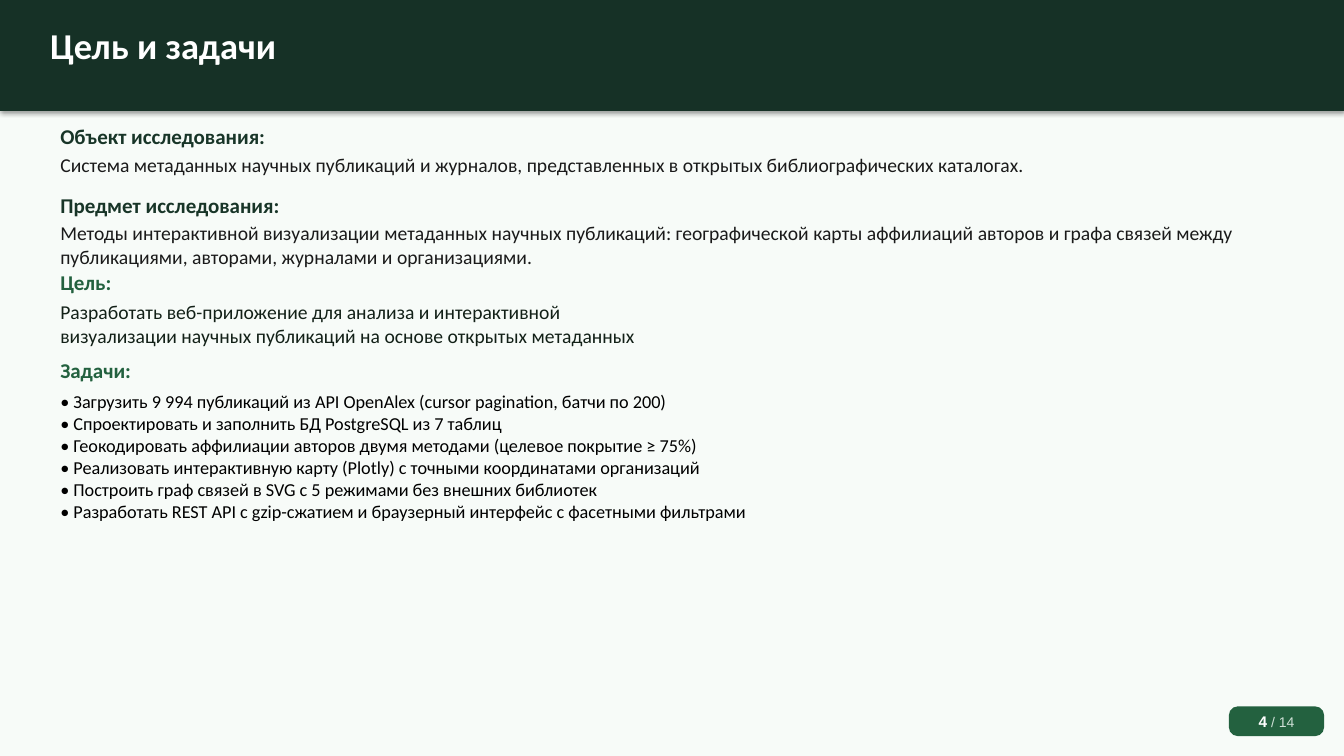
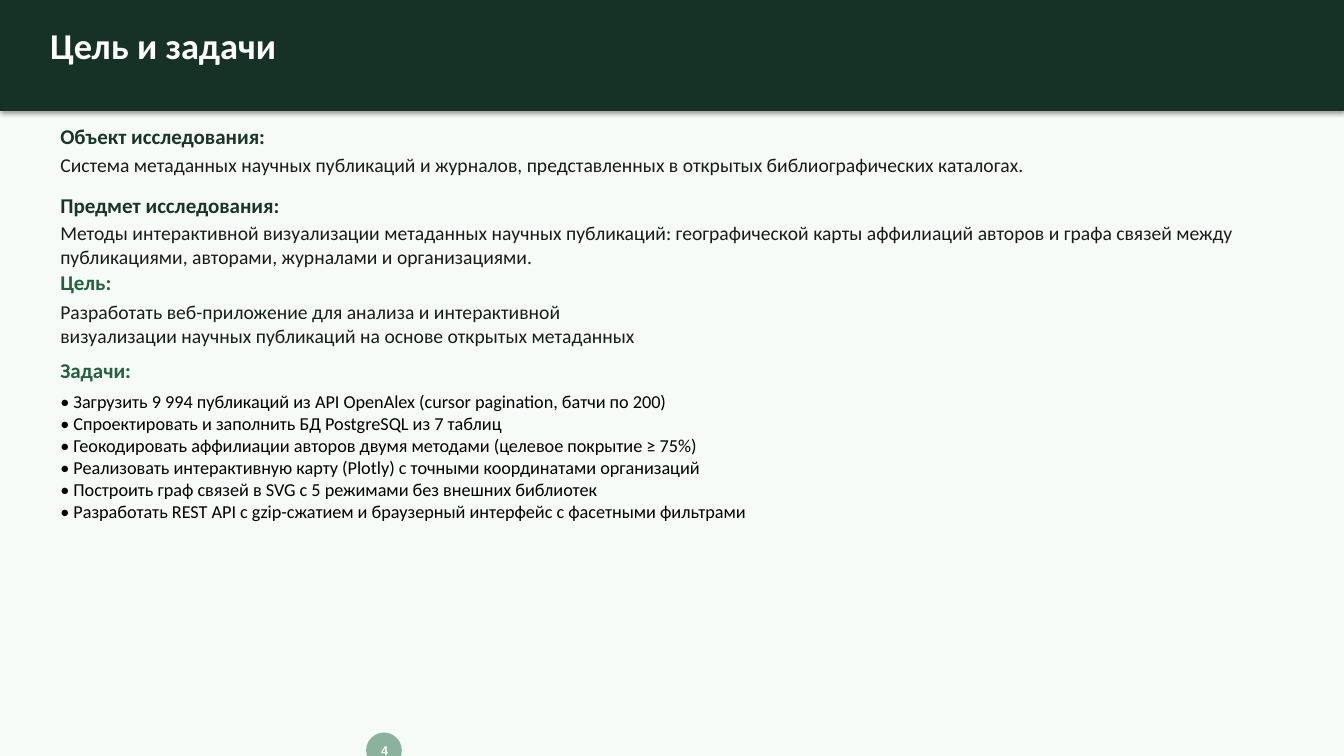
Before and after one commit to surnova2703/muiv3year, a slide deck: slide 4 of docs/Визуализация науки на основе метаданных публикаций и журналов.pptx. Drawn at 1344x756 pixels with LibreOffice and Linux fonts; fonts in the diff are those of the drawing. Boxes give left, top, right and bottom in pixels: in the first picture for what was removed or moved away, otherwise in the second. Text is boxed around its words. In the diff, an @@ line names an element or a change of style, - is before the commit and + after.

```diff
--- a/docs/Визуализация науки на основе метаданных публикаций и журналов.pptx
+++ b/docs/Визуализация науки на основе метаданных публикаций и журналов.pptx
@@ rounded rectangle removed at (1229,707,1324,737) @@
-4 / 14
@@ ellipse added at (366,733,401,756), 9 pt, text #FFFFFF, bold @@
+4
```
Also in this commit, not shown: 12 other slides changed.
